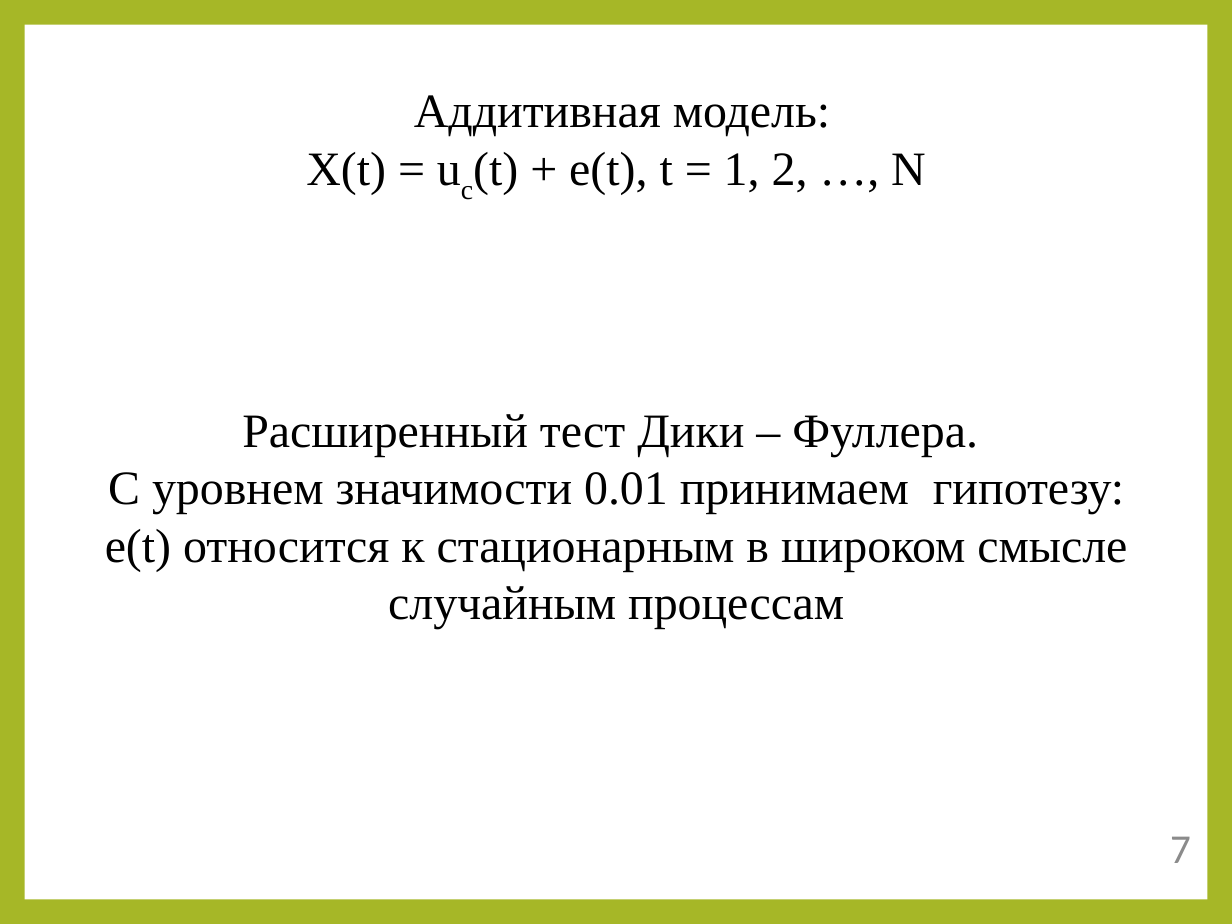
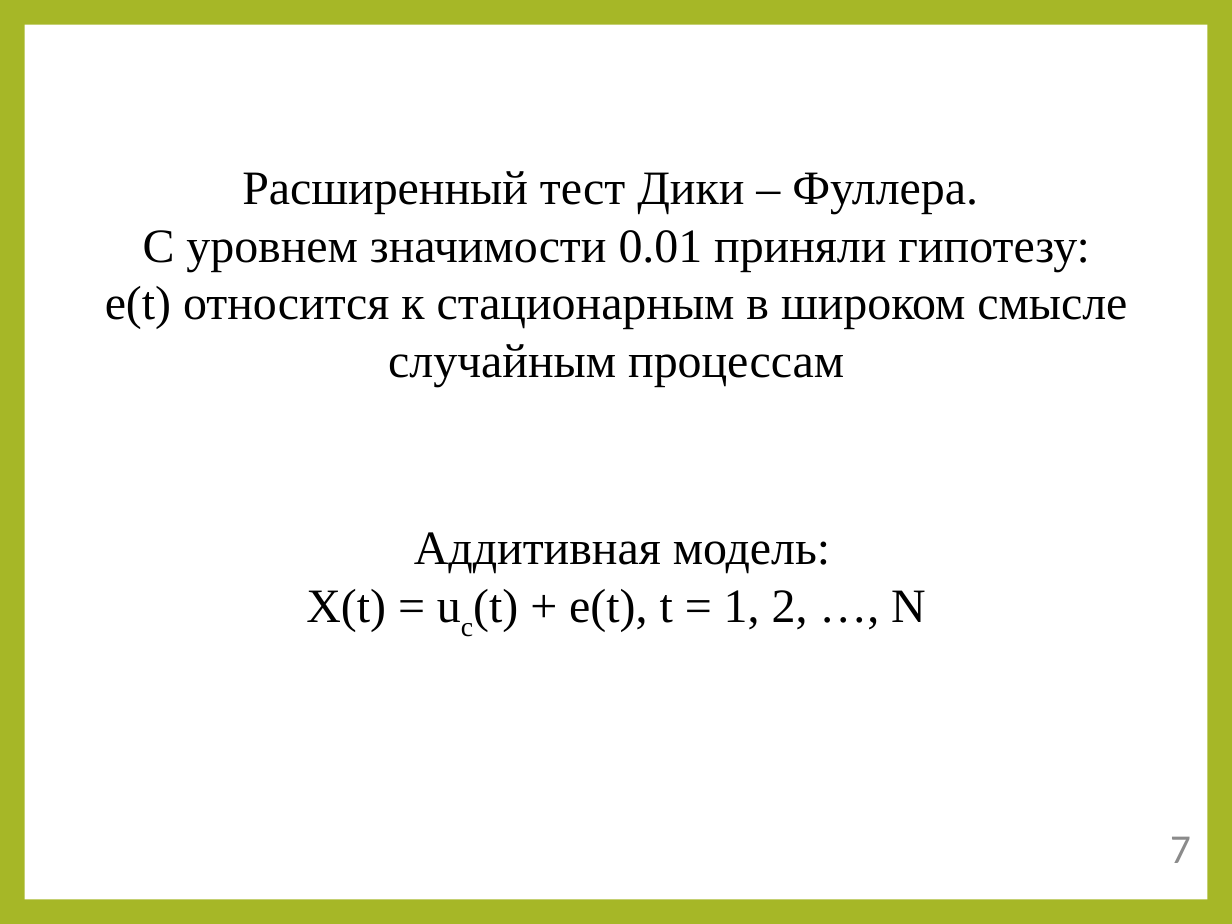
Before and after one commit to Ivan456/diplom, a slide deck: slide 7 of Ivan Vodich.pptx. Drawn at 1232x924 pixels with LibreOffice and Linux fonts; fonts in the diff are those of the drawing. Boxes give left, top, right and bottom in pixels: in the first picture for what was removed or moved away, otherwise in the second. Text is boxed around its words. In the diff, an @@ line names an element or a change of style, - is before the commit and + after.

```diff
--- a/Ivan Vodich.pptx
+++ b/Ivan Vodich.pptx
@@ text at (x1=105, y1=171, x2=1127, y2=387): text changed @@
-Расширенный тест Дики – Фуллера.
-С уровнем значимости 0.01 принимаем гипотезу:
-e(t) относится к стационарным в широком смысле случайным процессам
+Расширенный тест Дики – Фуллера.
+С уровнем значимости 0.01 приняли гипотезу:
+e(t) относится к стационарным в широком смысле случайным процессам
@@ text "Аддитивная модель:" moved from (x1=306, y1=95, x2=926, y2=195) to (x1=306, y1=532, x2=926, y2=631) @@
```
Also in this commit, not shown: 5 other slides changed, 3 other files.
